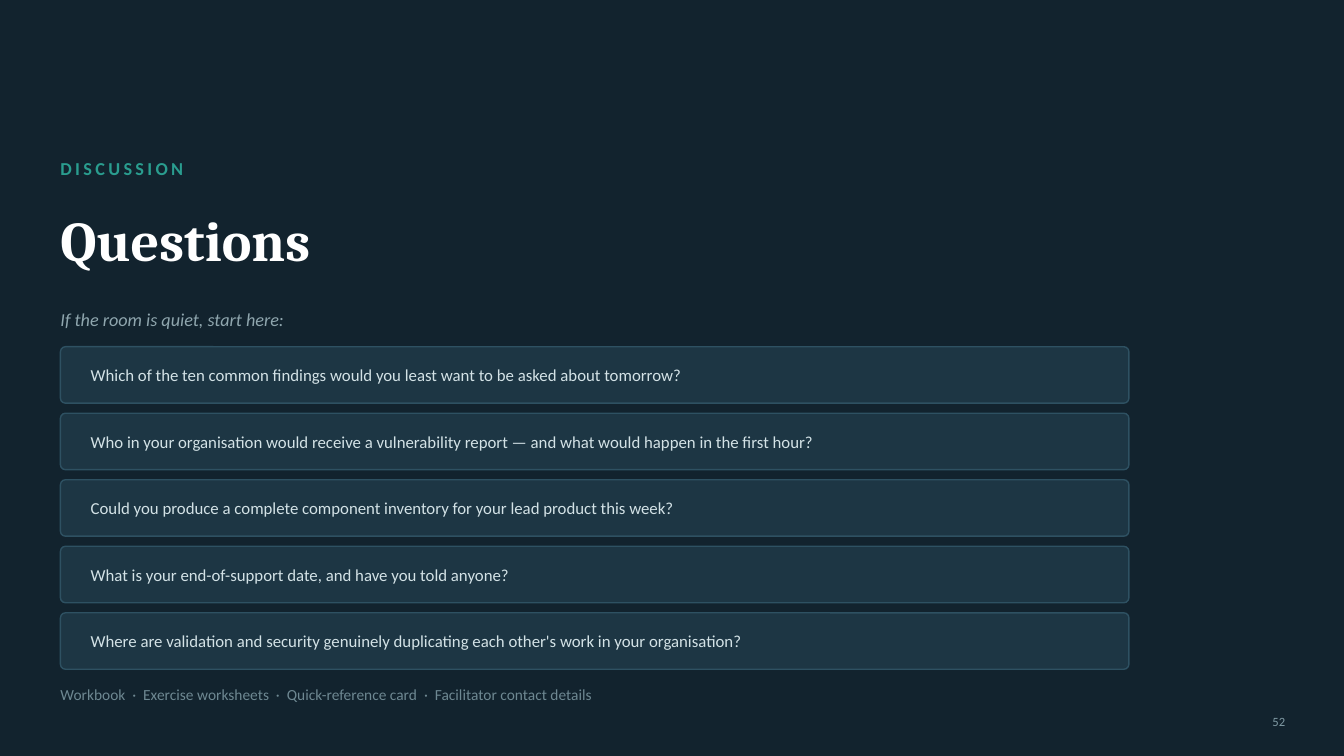
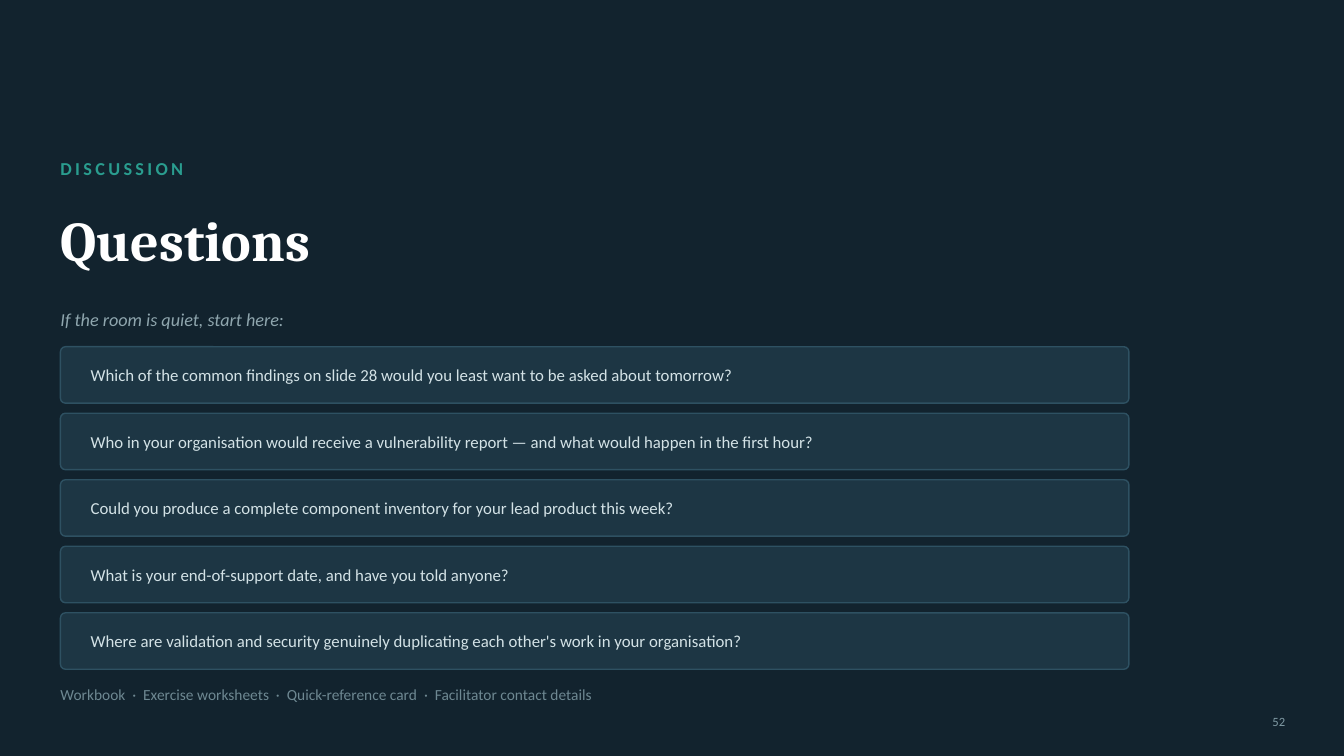
Before and after one commit to Jordantelder/my-website, a slide deck: slide 52 of seminars/software-validation-cybersecurity/Software_Validation_and_Cybersecurity_Seminar.pptx. Drawn at 1344x756 pixels with LibreOffice and Linux fonts; fonts in the diff are those of the drawing. Boxes give left, top, right and bottom in pixels: in the first picture for what was removed or moved away, otherwise in the second. Text is boxed around its words. In the diff, an @@ line names an element or a change of style, - is before the commit and + after.

```diff
--- a/seminars/software-validation-cybersecurity/Software_Validation_and_Cybersecurity_Seminar.pptx
+++ b/seminars/software-validation-cybersecurity/Software_Validation_and_Cybersecurity_Seminar.pptx
@@ text at (x1=91, y1=369, x2=732, y2=384): text changed @@
-Which of the ten common findings would you least want to be asked about tomorrow?
+Which of the common findings on slide 28 would you least want to be asked about tomorrow?
```
